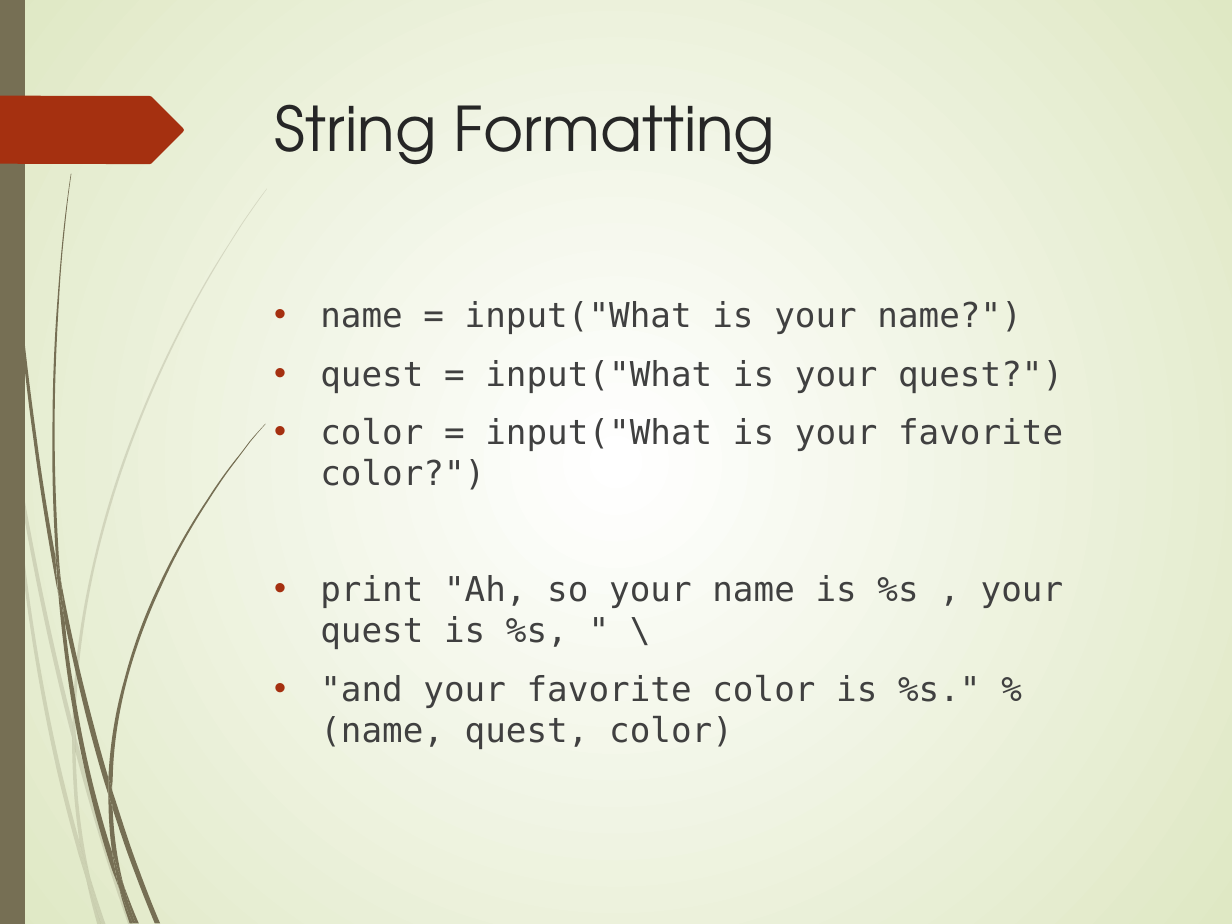
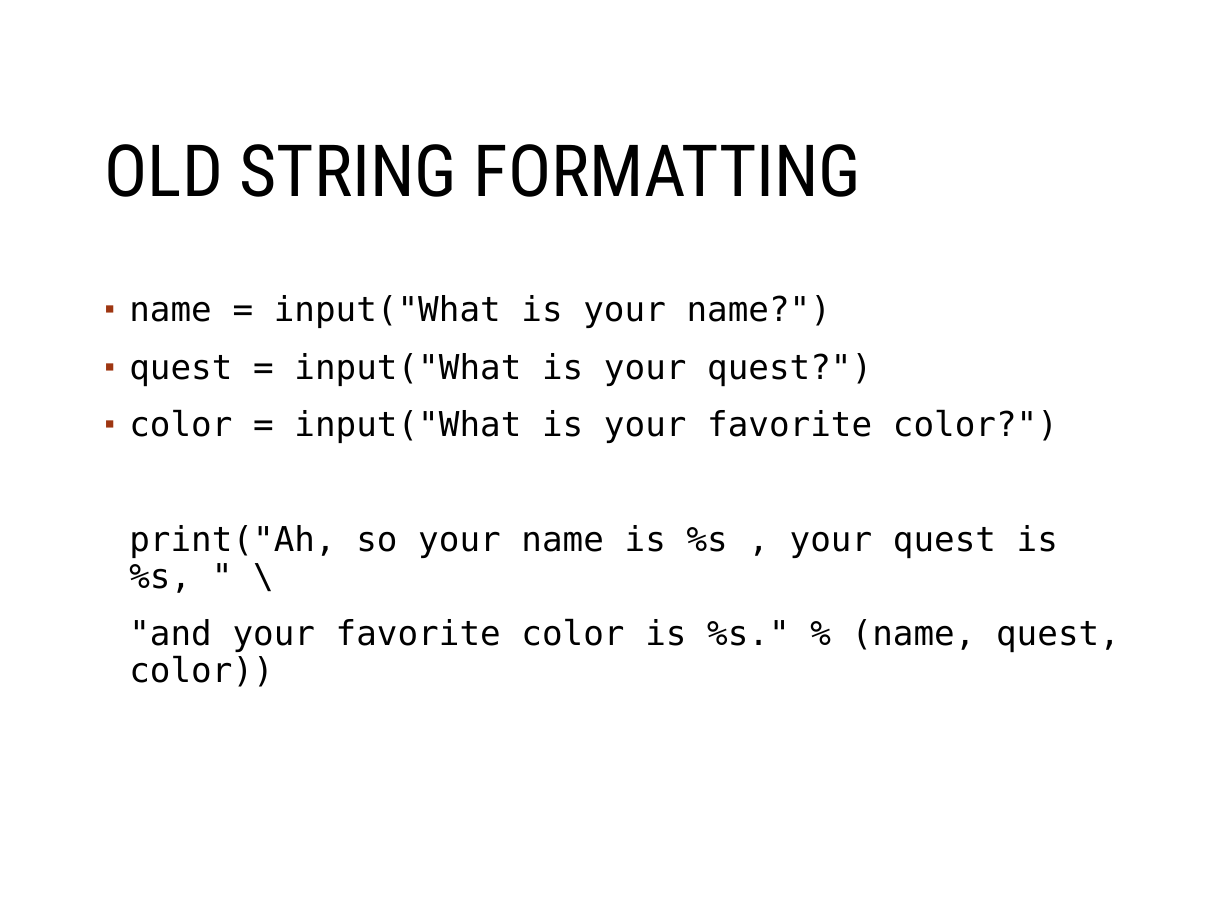
Before and after one commit to MGIS-UMN-GIS5577/GIS5578-week2, a slide deck: slide 11 of week2_strings.odp. Drawn at 1232x924 pixels with LibreOffice and Linux fonts; fonts in the diff are those of the drawing; background and template pictures are left out. Boxes give left, top, right and bottom in pixels: in the first picture for what was removed or moved away, otherwise in the second. Text is boxed around its words. In the diff, an @@ line names an element or a change of style, - is before the commit and + after.

```diff
--- a/week2_strings.odp
+++ b/week2_strings.odp
@@ background gradient #FFFFFF to #DFE8C4 to #FFFFFF @@
@@ freeform shape removed at [0,0,25,924] @@
@@ title "OLD STRING FORMATTING" at [105,144,862,197]: vertical alignment top to middle @@
@@ freeform shape removed at [0,96,184,165] @@
@@ title at [105,144,862,197]: text changed; size 36 to 42 pt; font TeX Gyre Adventor to Roboto Condensed; text colour #262626 to #000000 @@
-String Formatting
+OLD STRING FORMATTING
@@ text "name = input("What is your ...": place and size @@
-text "name = input("What is your ..." at [320,301,1064,749]
+text "name = input("What is your ..." at [129,295,1120,687]
@@ text at [129,295,1058,443]: text colour #404040 to #000000 in "name = input("What is your name?")", "quest = input("What is your quest?")", "color = input("What is your favorite color?")"; bullet • to ▪; line spacing 1 to 0.9; more space between paragraphs; bullet colour #A53010 to #9E3611 @@
@@ text at [129,525,1120,687]: text changed; text colour #404040 to #000000 @@
-• print "Ah, so your name is %s , your quest is %s, " \
-• "and your favorite color is %s." % (name, quest, color)
+print("Ah, so your name is %s , your quest is %s, " \
+"and your favorite color is %s." % (name, quest, color))
@@ group removed at [0,31,267,924]: 12 freeform shapes @@
@@ group removed at [2,0,266,924]: 12 freeform shapes @@
@@ freeform shape added at [1153,848,1196,891], outline #FFFFFF 0.99 pt @@
```
Also in this commit, not shown: 12 other slides changed, 2 slides added, 1 slide removed, 1 other file.
